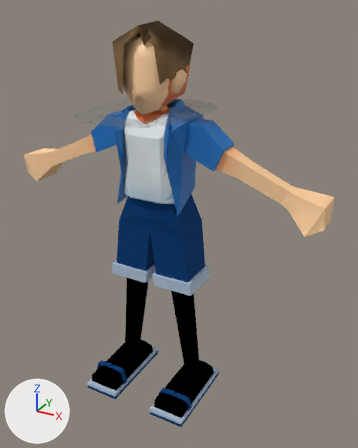
Before and after pictures for a commit that changed the Blender file Base Model/Male Base/Re4Lom Base Rig.blend.
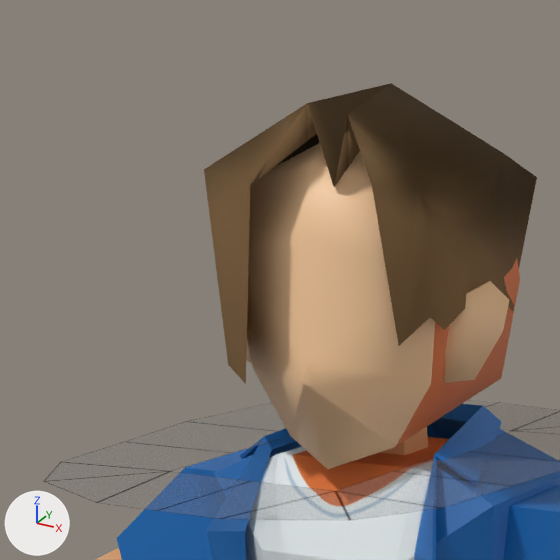
Each version appears first whole from a 50 mm lens placed at (1.139, -1.851, 1.839), pointed at (0.111, 0.019, 0.904), and next in a close-up on the part from 17% to 56% of the width and 0% to 31% of the height. Every picture has the same lights, and +X, +Y and +Z are marked at lower left. The older version's two pictures come first.

In view in the first close-up: 'Cloth_Body', 'Cloth_Body.001', 'Cloth_Left_Arm', 'Cloth_Right_Arm', 'Hair.002', 'Head', 'Plane.001' and 2 more.
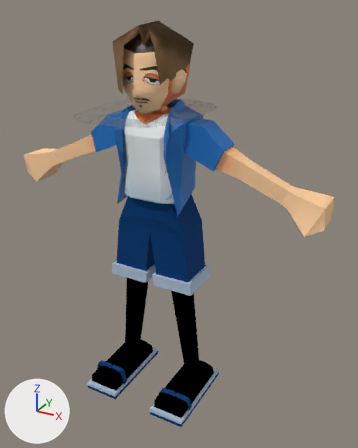
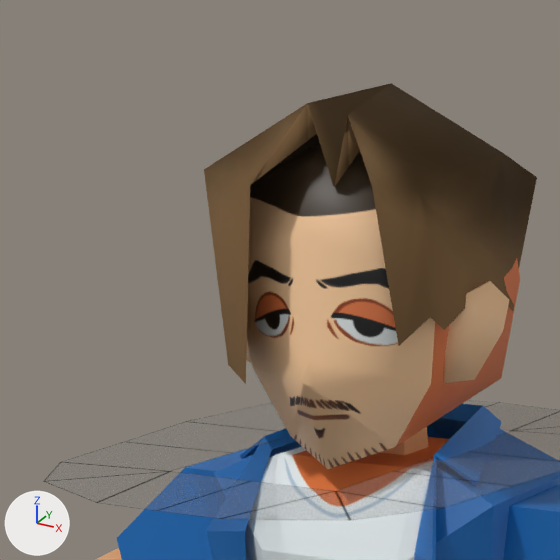
Where the change shows, as pixel boxes [x1, y1, x2, y2] in the close-ups (560 x 560 px):
'Head', surface changed (darker): [248, 143, 399, 469] in both

The edits, one by one:
Picture 'Base gssspotted Male Face.psd' (img_base_gssspotted_male_face_psd) is new.
Material 'head male' (mat_head_male) changes its picture from img_base_leon_christ_face_psd_001 to img_base_gssspotted_male_face_psd.
